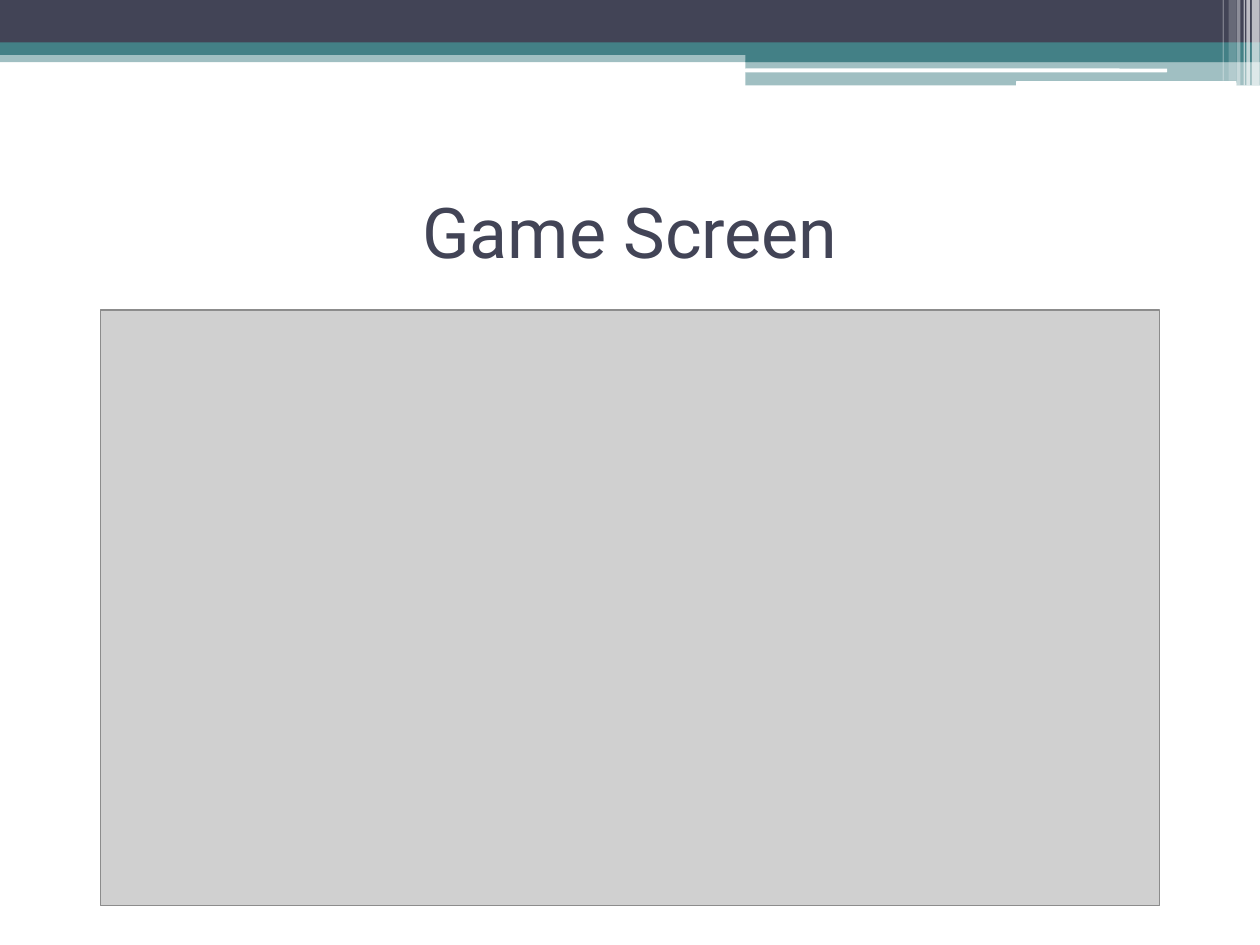
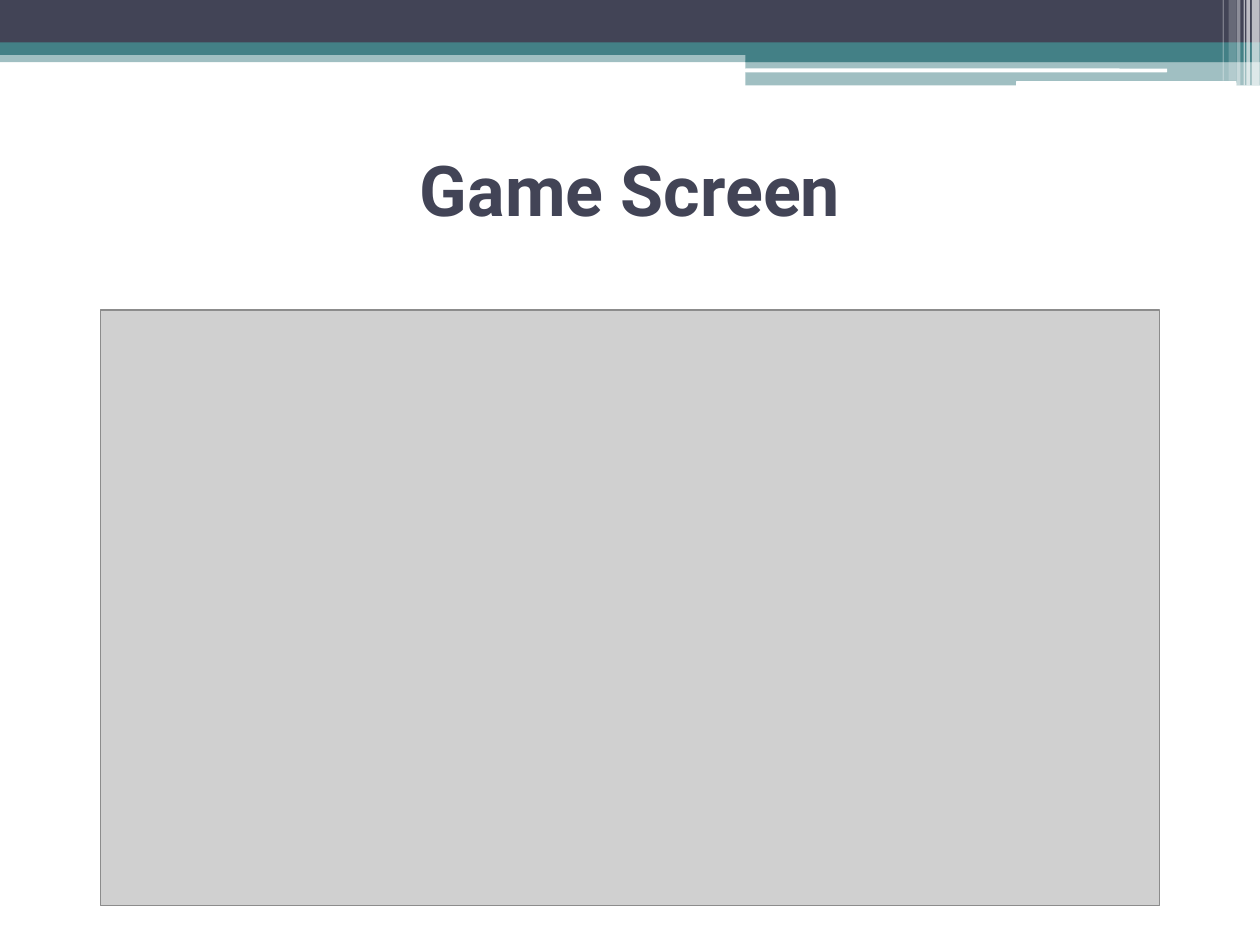
Before and after one commit to kubraguzel/CS319_Group_2M, a slide deck: slide 4 of CS319 Final Presentation.pptx. Drawn at 1260x945 pixels with LibreOffice and Linux fonts; fonts in the diff are those of the drawing; grey boxes stand for pictures. Boxes give left, top, right and bottom in pixels: in the first picture for what was removed or moved away, otherwise in the second. Text is boxed around its words. In the diff, an @@ line names an element or a change of style, - is before the commit and + after.

```diff
--- a/CS319 Final Presentation.pptx
+++ b/CS319 Final Presentation.pptx
@@ title "Game Screen" moved from (x1=422, y1=207, x2=838, y2=259) to (x1=420, y1=165, x2=840, y2=217) @@
@@ title "Game Screen" at (x1=420, y1=165, x2=840, y2=217): bold on @@
```
Also in this commit, not shown: 5 other slides changed, 2 slides removed.
